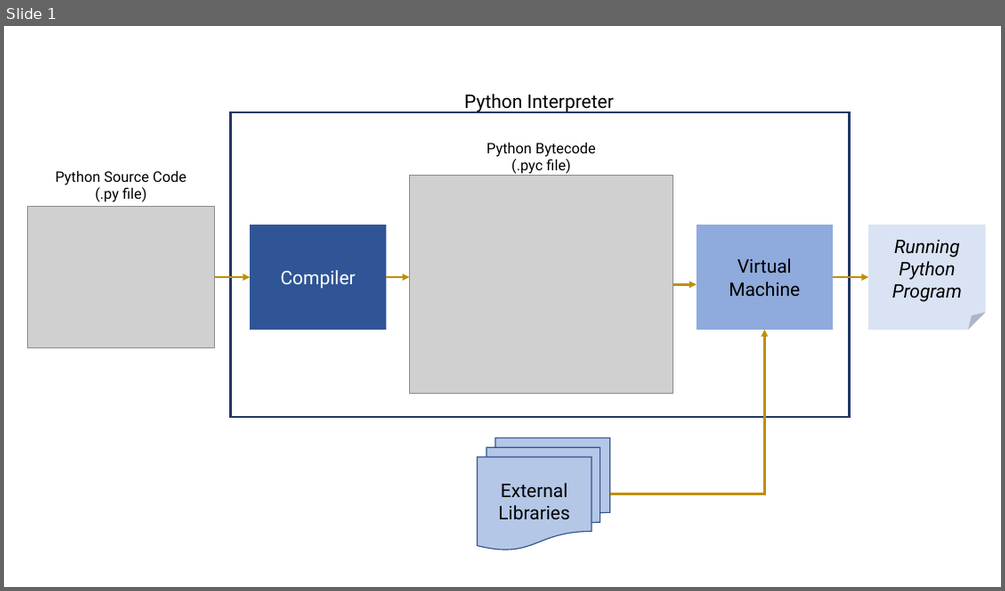
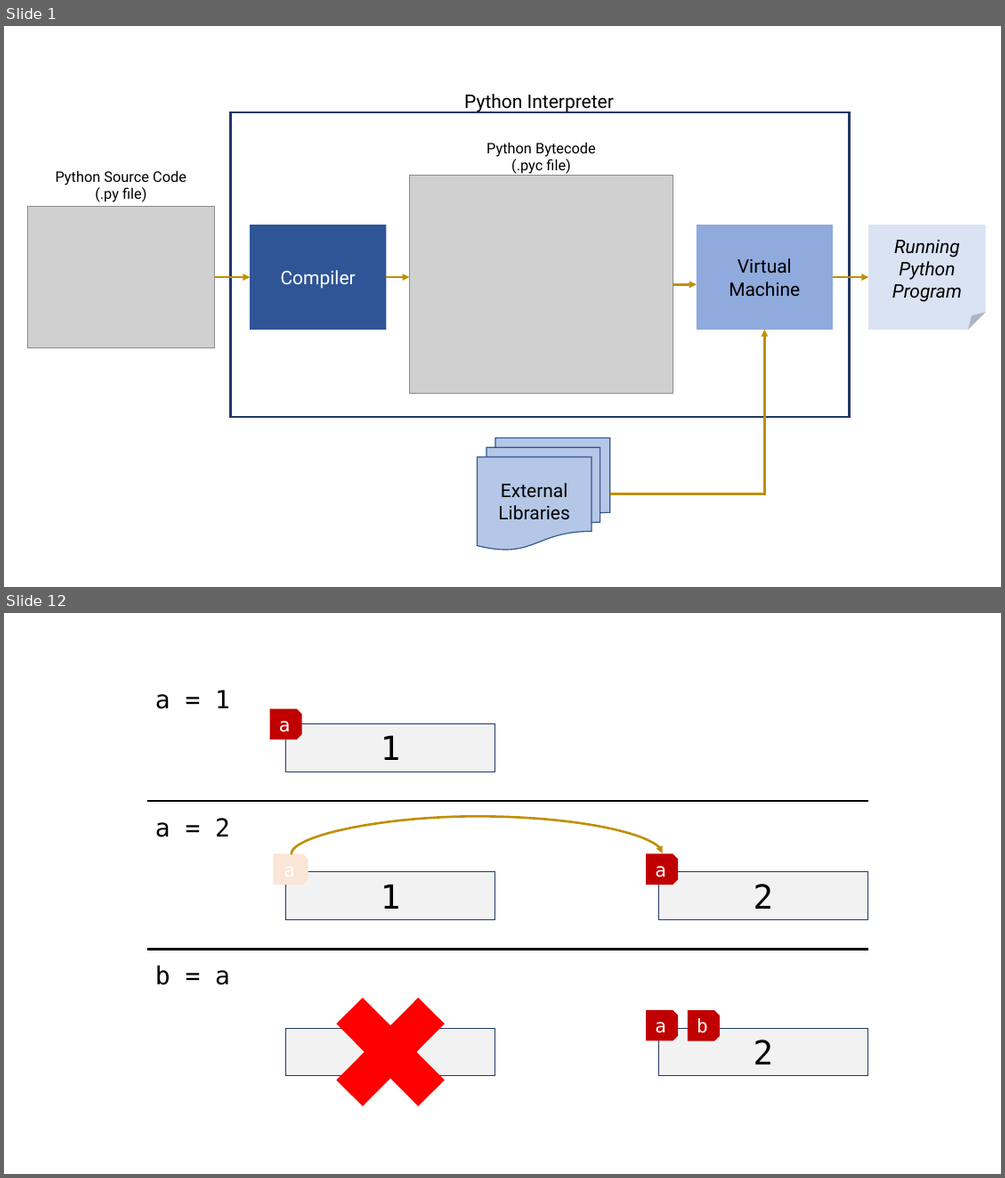
Before and after one commit to smevirtual/python_fundamentals_workshop, a slide deck: day1/Images for Jupyter Notebook - Day 1.pptx. Shown one above the other, each under a label of ours: slide 1 before the commit, slides 1 and 12 after it; the slides between them are not shown. The pictures are 1005x591 and 1005x1178 pixels, drawn with LibreOffice and Linux fonts; fonts in the diff are those of the drawing; grey boxes stand for pictures. Boxes give left, top, right and bottom in pixels: in the first picture for what was removed or moved away, otherwise in the second. Text is boxed around its words. In the diff, an @@ line names an element or a change of style, - is before the commit and + after.

```diff
--- a/day1/Images for Jupyter Notebook - Day 1.pptx
+++ b/day1/Images for Jupyter Notebook - Day 1.pptx
@@ slide 12 added at (x1=4, y1=613, x2=1001, y2=1174), background #FFFFFF @@
@@ text added at (x1=155, y1=690, x2=230, y2=709), 24 pt, text #000000 @@
+a = 1
@@ snip same rect added at (x1=269, y1=709, x2=301, y2=739), fill #C00000, 18 pt, text #FFFFFF @@
+a
@@ rectangle added at (x1=286, y1=723, x2=495, y2=771), fill #F2F2F2, outline #203864 0.75 pt, 32 pt, text #000000 @@
+1
@@ line added from (147, 801) to (868, 801), #000000 2.25 pt @@
@@ text added at (x1=155, y1=818, x2=230, y2=837), 24 pt, text #000000 @@
+a = 2
@@ curved arrow added from (291, 854) to (663, 853), #BF9000 2.25 pt @@
@@ snip same rect added at (x1=273, y1=854, x2=308, y2=884), fill #FBE5D6 @@
@@ rectangle added at (x1=286, y1=872, x2=495, y2=919), fill #F2F2F2, outline #203864 0.75 pt, 32 pt, text #000000 @@
+1
@@ snip same rect added at (x1=646, y1=854, x2=678, y2=884), fill #C00000, 18 pt, text #FFFFFF @@
+a
@@ rectangle added at (x1=659, y1=872, x2=868, y2=919), fill #F2F2F2, outline #203864 0.75 pt, 32 pt, text #000000 @@
+2
@@ line added from (147, 949) to (868, 949), #000000 2.25 pt @@
@@ text added at (x1=155, y1=965, x2=230, y2=985), 24 pt, text #000000 @@
+b = a
@@ cross added at (x1=312, y1=973, x2=469, y2=1131), fill #FF0000 @@
@@ snip same rect added at (x1=646, y1=1010, x2=678, y2=1041), fill #C00000, 18 pt, text #FFFFFF @@
+a
@@ snip same rect added at (x1=688, y1=1010, x2=720, y2=1041), fill #C00000, 18 pt, text #FFFFFF @@
+b
@@ rectangle added at (x1=286, y1=1028, x2=495, y2=1076), fill #F2F2F2, outline #203864 0.75 pt @@
@@ rectangle added at (x1=659, y1=1028, x2=868, y2=1076), fill #F2F2F2, outline #203864 0.75 pt, 32 pt, text #000000 @@
+2
```
Also in this commit, not shown: 14 other slides added, 29 other files.
